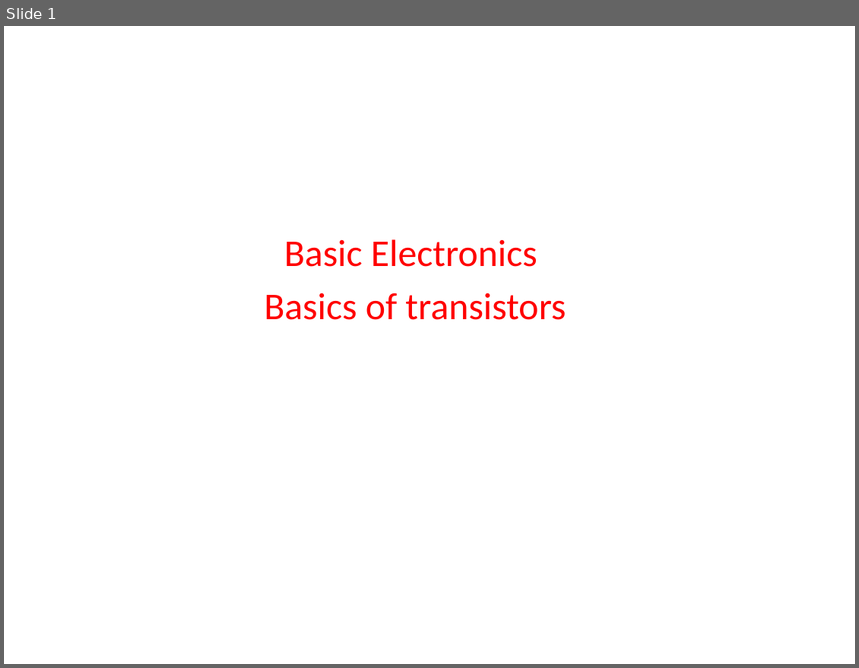
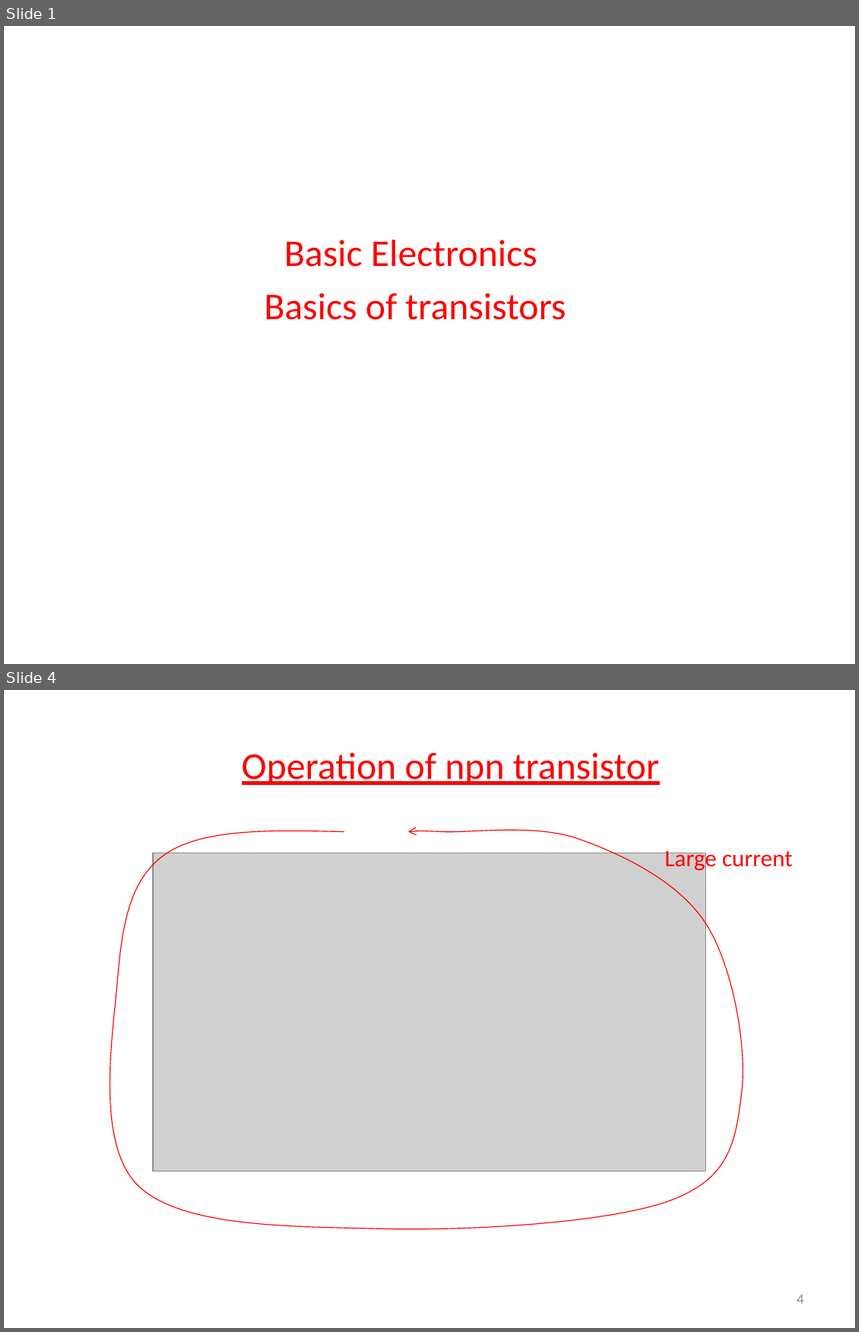
Before and after one commit to madhavirepe/Transistors-Basics, a slide deck: Basics of Transistor.pptx. Shown one above the other, each under a label of ours: slide 1 before the commit, slides 1 and 4 after it; the slides between them are not shown. The pictures are 859x668 and 859x1332 pixels, drawn with LibreOffice and Linux fonts; fonts in the diff are those of the drawing; grey boxes stand for pictures. Boxes give left, top, right and bottom in pixels: in the first picture for what was removed or moved away, otherwise in the second. Text is boxed around its words. In the diff, an @@ line names an element or a change of style, - is before the commit and + after.

```diff
--- a/Basics of Transistor.pptx
+++ b/Basics of Transistor.pptx
@@ slide 4 added at (4, 690, 855, 1328), background #FFFFFF @@
@@ title added at (242, 752, 660, 785), 32 pt, text #FF0000, underline @@
+Operation of npn transistor
@@ freeform shape added at (95, 824, 748, 1231), outline #FF0000 0.75 pt @@
@@ text added at (665, 847, 793, 872), 20 pt, text #FF0000 @@
+Large current
@@ picture added at (153, 853, 706, 1172) @@
@@ page number added at (797, 1295, 804, 1304), 12 pt, text #8C8C8C @@
+4
```
Also in this commit, not shown: 18 other slides added.
